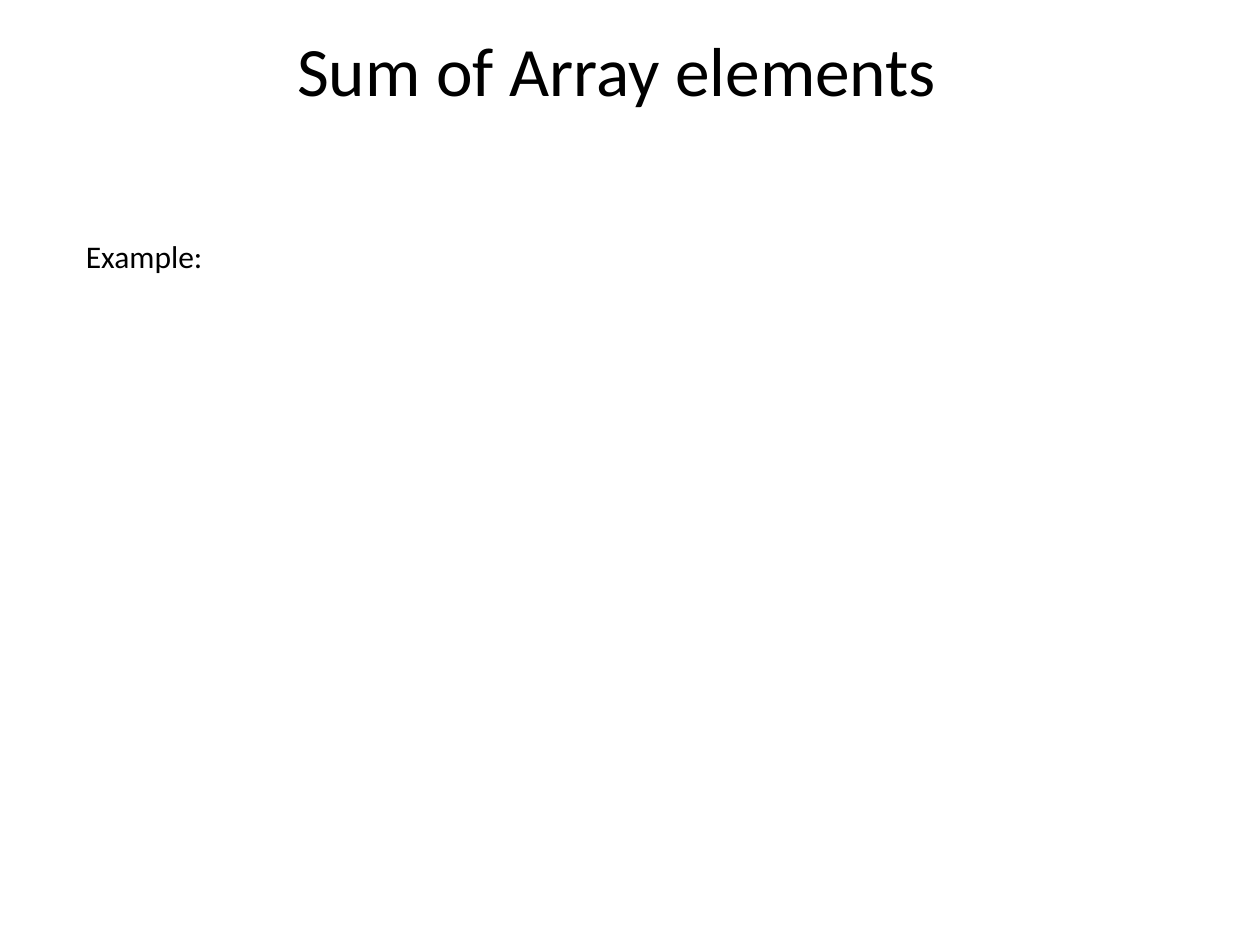
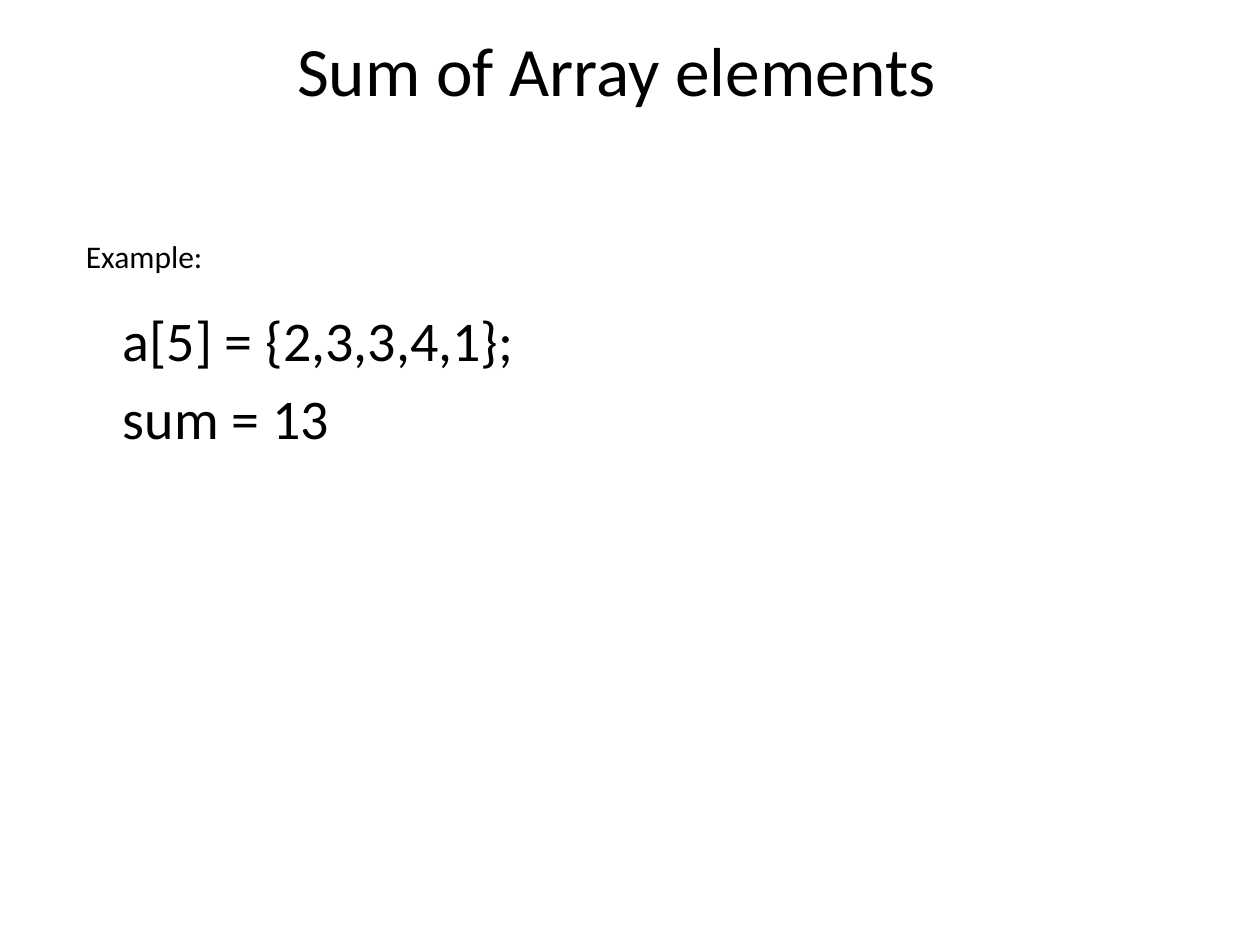
Before and after one commit to Arbazbms/Adarsha-College-Session, a slide deck: slide 7 of 27/PPT-27.pptx. Drawn at 1260x945 pixels with LibreOffice and Linux fonts; fonts in the diff are those of the drawing. Boxes give left, top, right and bottom in pixels: in the first picture for what was removed or moved away, otherwise in the second. Text is boxed around its words. In the diff, an @@ line names an element or a change of style, - is before the commit and + after.

```diff
--- a/27/PPT-27.pptx
+++ b/27/PPT-27.pptx
@@ text added at [123, 320, 514, 440], 32 pt, text #000000 @@
+a[5] = {2,3,3,4,1};
+sum = 13
```
Also in this commit, not shown: 5 other slides changed, 6 slides added, 18 other files.
